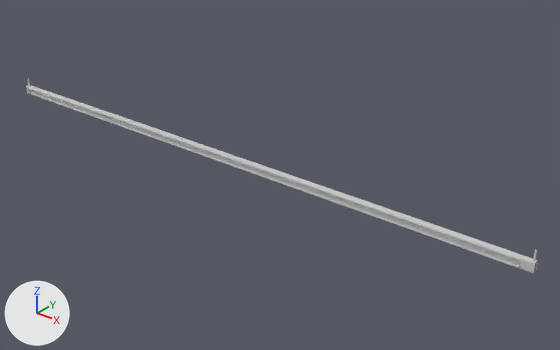
The FBX model Assets/Project/3D_Object/Track/軌道.FBX, before and after one commit.
One viewpoint serves both versions: a camera (50 mm lens) standing at (100.181, 14.252, 10.156) and looking at (86.327, 31.569, -0.58). The lights are fixed; the arrows at lower left show +X, +Y and +Z. Where no turn or scale is listed for an object, it has been applied to the vertices. Vertices at the same position are counted once.

In view in the first picture: '軌道'.
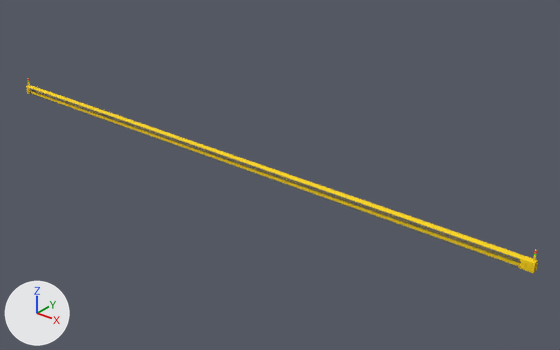
Pixel boxes (x1, y1, x2, y2) of what changed, in the pictures (560 x 350 px):
part 1 of me_mesh, recoloured (grey to yellow): (26, 85, 538, 273) in both
part 2 of me_mesh, recoloured: (29, 88, 521, 268) in both

The edits, one by one:
Material 'Red' (mat_red) is new.
Its base color is (1.0, 0.0, 0.0) (red #ff0000).
Its roughness is 0.859.
Material 'Orange' (mat_orange) is new.
Its base color is (1.0, 0.212, 0.0) (orange #ff7f00).
Its roughness is 0.859.
Material 'Green' (mat_green) is new.
Its base color is (0.118, 1.0, 0.0) (green #60ff00).
Its roughness is 0.859.
Material 'Metal' (mat_metal) is new.
Its base color is (0.137, 0.137, 0.137) (dark grey #676767).
Its roughness is 0.859.
Material 'Yellow' (mat_yellow) is new.
Its base color is (1.0, 0.682, 0.0) (yellow #ffd700).
Its roughness is 0.859.
me_mesh is used by ob_軌道; location (84.7, 30.7, -2.1).
me_mesh had 2909 vertices, 5922 faces and spanned x -10.3..10.3, y -0.2..0.1, z 1.8..2.4.
me_mesh now has 2557 vertices, 5218 faces and spans x -10.3..10.3, y -0.2..0.1, z 1.8..2.4.
me_mesh part 1: 3138 faces spanning x -10.3..10.3, y -0.2..0.1, z 1.8..2.4 switch from mat_0 (light grey #cacaca) to mat_yellow (yellow #ffd700).
me_mesh part 2: 596 faces spanning x -10.1..10.0, y -0.2..-0.1, z 1.9..2.1 switch from mat_0 (light grey #cacaca) to mat_metal (dark grey #686868).
me_mesh now uses material mat_red (red #ff0000).
me_mesh now uses material mat_orange (orange #ff7f00).
me_mesh now uses material mat_green (green #60ff00).
